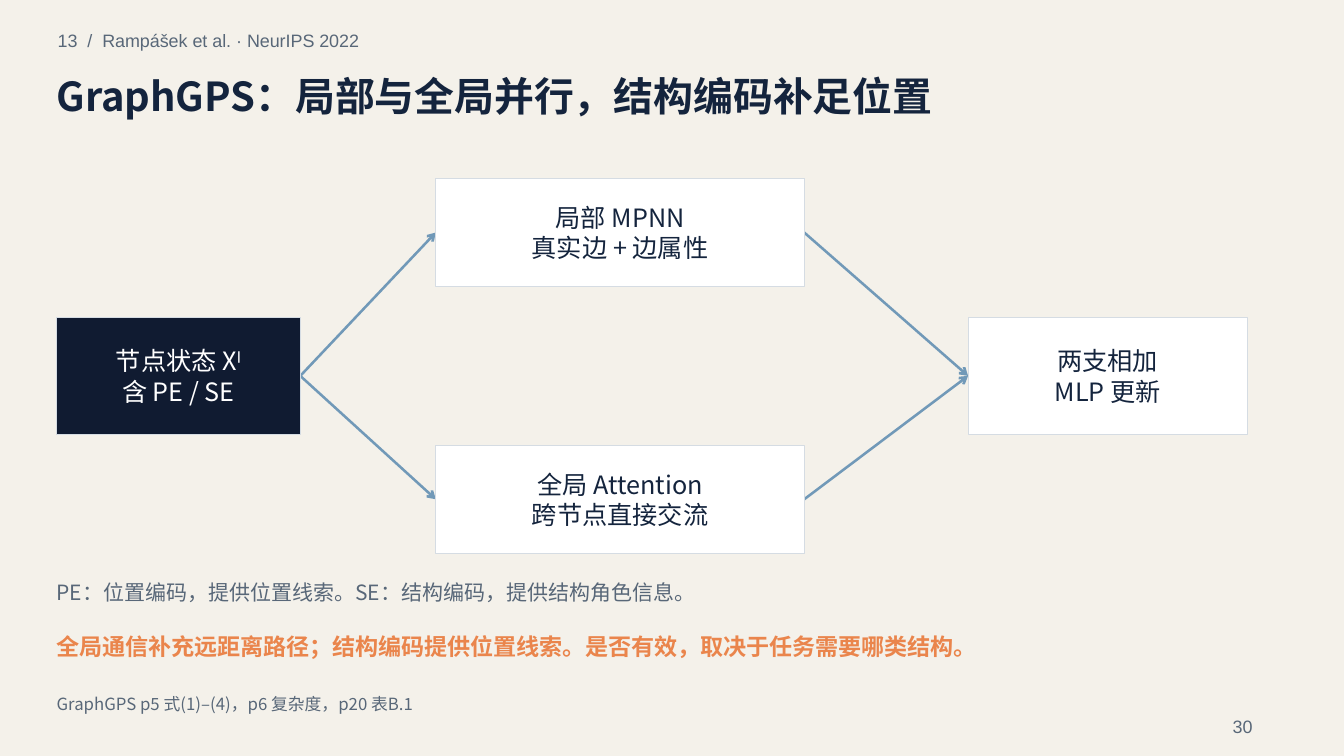
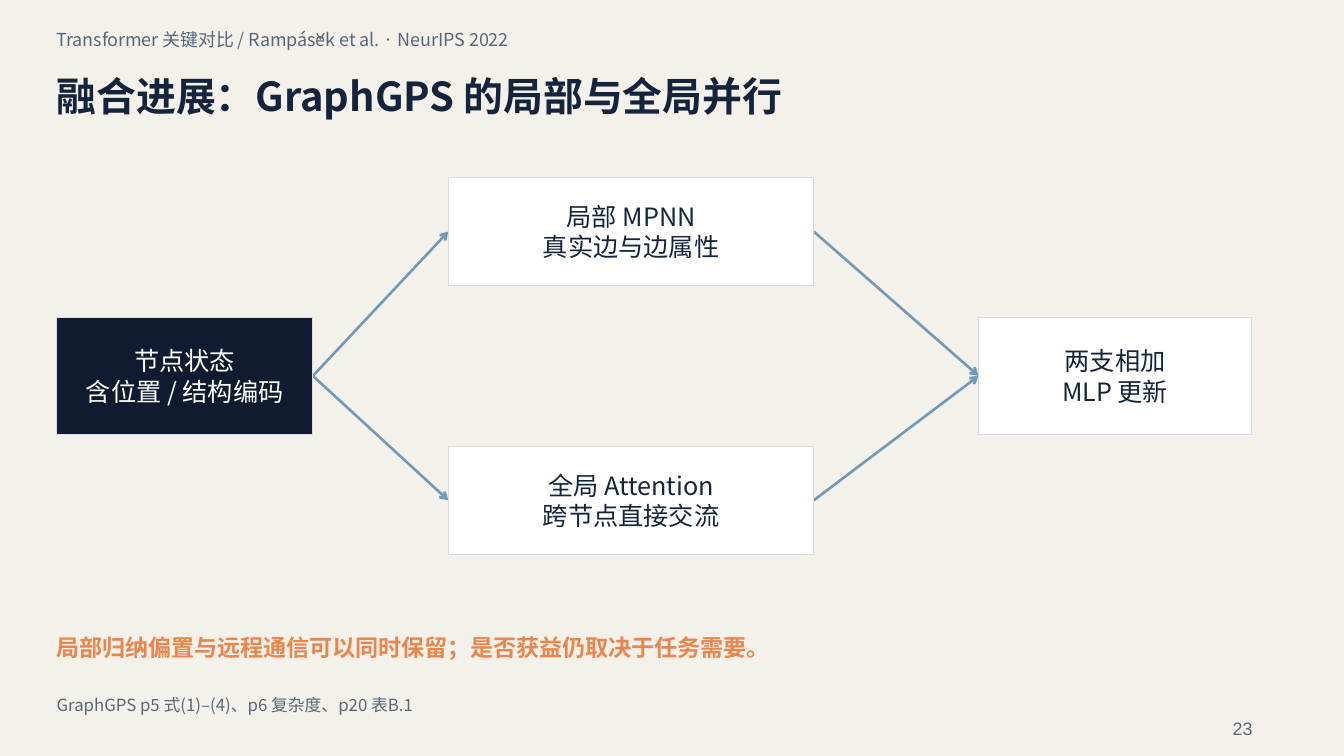
Before and after one commit to guozongzhi/GNN, a slide deck: slide 23 of outputs/presentations/GNN-原理与关键论文.pptx (slide 30 before the commit). Drawn at 1344x756 pixels with LibreOffice and Linux fonts; fonts in the diff are those of the drawing. Boxes give left, top, right and bottom in pixels: in the first picture for what was removed or moved away, otherwise in the second. Text is boxed around its words. In the diff, an @@ line names an element or a change of style, - is before the commit and + after.

Commit message:
docs: focus GNN evolution and GCN GAT Transformer comparison

```diff
--- a/outputs/presentations/GNN-原理与关键论文.pptx
+++ b/outputs/presentations/GNN-原理与关键论文.pptx
@@ text at box(57, 30, 509, 50): text changed; font Arial to Noto Sans CJK JP @@
-13 / Rampášek et al. · NeurIPS 2022
+Transformer 关键对比 / Rampášek et al. · NeurIPS 2022
@@ text at box(57, 77, 783, 120): text changed @@
-GraphGPS：局部与全局并行，结构编码补足位置
+融合进展：GraphGPS 的局部与全局并行
@@ rectangle "局部 MPNN": place and size @@
-rectangle "局部 MPNN" at box(436, 178, 805, 286)
+rectangle "局部 MPNN" at box(449, 177, 814, 285)
@@ arrow moved from (300, 376) - (436, 233) to (313, 376) - (449, 232) @@
@@ arrow (313, 376) - (449, 232): stroke #7199B8 1.8 pt to #7199B8 1.88 pt @@
@@ text in rectangle at box(543, 234, 719, 258): text changed @@
-真实边 + 边属性
+真实边与边属性
@@ arrow moved from (805, 233) - (968, 376) to (814, 232) - (979, 376) @@
@@ arrow (814, 232) - (979, 376): stroke #7199B8 1.8 pt to #7199B8 1.88 pt @@
@@ rectangle "节点状态": place and size @@
-rectangle "节点状态" at box(56, 318, 300, 436)
+rectangle "节点状态" at box(56, 318, 313, 436)
@@ rectangle "两支相加": place and size @@
-rectangle "两支相加" at box(968, 318, 1247, 436)
+rectangle "两支相加" at box(979, 318, 1252, 436)
@@ text in rectangle at box(86, 348, 284, 403): text changed @@
-节点状态 Xˡ
-含 PE / SE
+节点状态
+含位置 / 结构编码
@@ arrow moved from (300, 376) - (436, 499) to (313, 376) - (449, 500) @@
@@ arrow (313, 376) - (449, 500): stroke #7199B8 1.8 pt to #7199B8 1.88 pt @@
@@ arrow moved from (805, 499) - (968, 376) to (814, 500) - (979, 376) @@
@@ arrow (814, 500) - (979, 376): stroke #7199B8 1.8 pt to #7199B8 1.88 pt @@
@@ rectangle "全局 Attention": place and size @@
-rectangle "全局 Attention" at box(436, 446, 805, 554)
+rectangle "全局 Attention" at box(449, 447, 814, 555)
@@ text removed at box(57, 582, 695, 602) @@
-PE：位置编码，提供位置线索。SE：结构编码，提供结构角色信息。
@@ text at box(57, 636, 770, 660): text changed @@
-全局通信补充远距离路径；结构编码提供位置线索。是否有效，取决于任务需要哪类结构。
+局部归纳偏置与远程通信可以同时保留；是否获益仍取决于任务需要。
@@ text at box(57, 697, 413, 715): text changed @@
-GraphGPS p5 式(1)–(4)，p6 复杂度，p20 表B.1
+GraphGPS p5 式(1)–(4)、p6 复杂度、p20 表B.1
@@ text removed at box(1233, 720, 1253, 733) @@
-30
@@ text added at box(1233, 722, 1253, 735), 12.8 pt, text #586778 @@
+23
```
Also in this commit, not shown: 2 other slides changed, 23 slides added, 32 slides removed, 14 other files.
